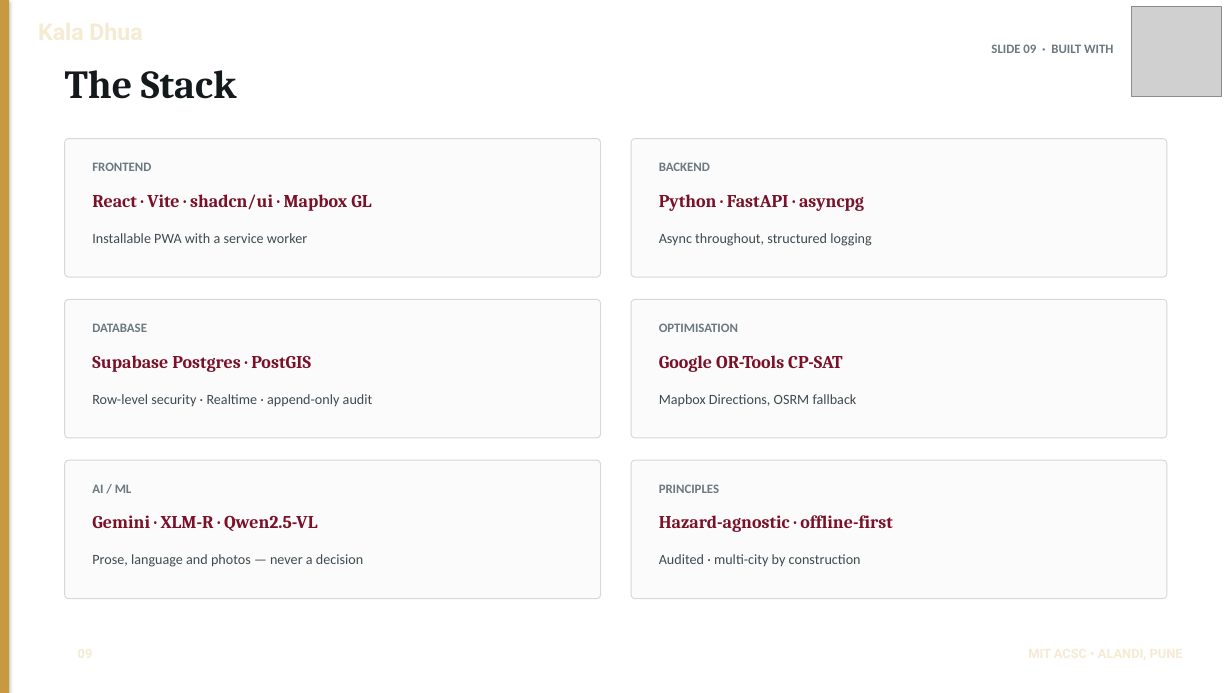
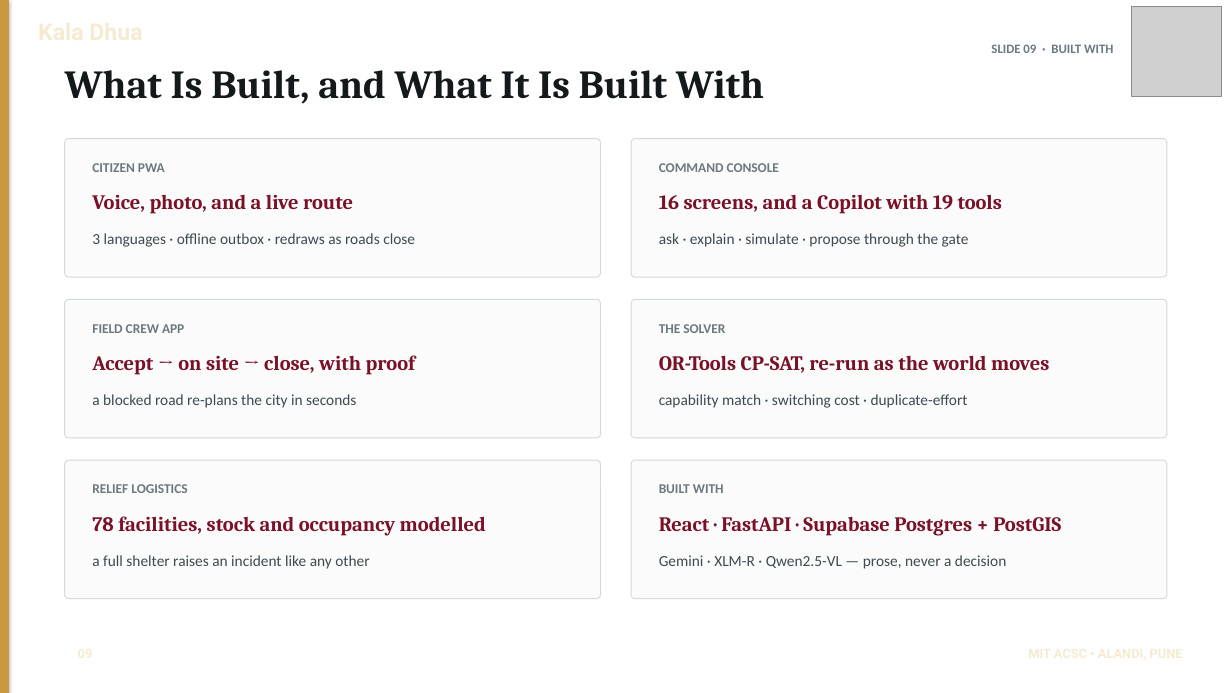
Before and after one commit to officialayush23/DisruptionOps, a slide deck: slide 10 of docs/DisruptionOps - Kurukshetra 2.0 Hackfest.pptx (slide 9 before the commit). Drawn at 1232x693 pixels with LibreOffice and Linux fonts; fonts in the diff are those of the drawing; grey boxes stand for pictures. Boxes give left, top, right and bottom in pixels: in the first picture for what was removed or moved away, otherwise in the second. Text is boxed around its words. In the diff, an @@ line names an element or a change of style, - is before the commit and + after.

```diff
--- a/docs/DisruptionOps - Kurukshetra 2.0 Hackfest.pptx
+++ b/docs/DisruptionOps - Kurukshetra 2.0 Hackfest.pptx
@@ text at [65, 70, 764, 104]: text changed @@
-The Stack
+What Is Built, and What It Is Built With
@@ text at [92, 163, 165, 172]: text changed; size 10 to 10.5 pt @@
-FRONTEND
+CITIZEN PWA
@@ text at [659, 163, 779, 172]: text changed; size 10 to 10.5 pt @@
-BACKEND
+COMMAND CONSOLE
@@ text at [92, 195, 353, 214]: text changed; size 14 to 16 pt @@
-React · Vite · shadcn/ui · Mapbox GL
+Voice, photo, and a live route
@@ text at [659, 194, 1002, 214]: text changed; size 14 to 16 pt @@
-Python · FastAPI · asyncpg
+16 screens, and a Copilot with 19 tools
@@ text at [92, 233, 415, 247]: text changed; size 11 to 12 pt @@
-Installable PWA with a service worker
+3 languages · offline outbox · redraws as roads close
@@ text at [659, 233, 969, 247]: text changed; size 11 to 12 pt @@
-Async throughout, structured logging
+ask · explain · simulate · propose through the gate
@@ text at [92, 324, 184, 333]: text changed; size 10 to 10.5 pt @@
-DATABASE
+FIELD CREW APP
@@ text at [659, 324, 725, 333]: text changed; size 10 to 10.5 pt @@
-OPTIMISATION
+THE SOLVER
@@ text at [92, 355, 415, 375]: text changed; size 14 to 16 pt @@
-Supabase Postgres · PostGIS
+Accept → on site → close, with proof
@@ text at [659, 355, 1049, 373]: text changed; size 14 to 16 pt @@
-Google OR-Tools CP-SAT
+OR-Tools CP-SAT, re-run as the world moves
@@ text at [92, 394, 356, 408]: text changed; size 11 to 12 pt @@
-Row-level security · Realtime · append-only audit
+a blocked road re-plans the city in seconds
@@ text at [659, 394, 968, 408]: text changed; size 11 to 12 pt @@
-Mapbox Directions, OSRM fallback
+capability match · switching cost · duplicate-effort
@@ text at [92, 484, 187, 493]: text changed; size 10 to 10.5 pt @@
-AI / ML
+RELIEF LOGISTICS
@@ text at [659, 484, 724, 493]: text changed; size 10 to 10.5 pt @@
-PRINCIPLES
+BUILT WITH
@@ text at [92, 516, 486, 536]: text changed; size 14 to 16 pt @@
-Gemini · XLM-R · Qwen2.5-VL
+78 facilities, stock and occupancy modelled
@@ text at [659, 516, 1061, 536]: text changed; size 14 to 16 pt @@
-Hazard-agnostic · offline-first
+React · FastAPI · Supabase Postgres + PostGIS
@@ text at [92, 555, 369, 569]: text changed; size 11 to 12 pt @@
-Prose, language and photos — never a decision
+a full shelter raises an incident like any other
@@ text at [659, 555, 1006, 569]: text changed; size 11 to 12 pt @@
-Audited · multi-city by construction
+Gemini · XLM-R · Qwen2.5-VL — prose, never a decision
```
Also in this commit, not shown: 8 other slides changed, 1 slide added, 6 other files.
